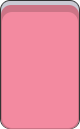
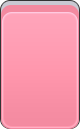
Layers edited between the first and the second 80 x 129 image:
added group "组 1 拷贝" with 2 layers above "组 1" over [left=1, top=5, right=79, bottom=129]
added layer "圆角矩形 1 拷贝" (1st of 2, in "组 1 拷贝") in group "组 1 拷贝" over [left=2, top=12, right=78, bottom=128]
added layer "圆角矩形 1 拷贝 2" (1st of 2, in "组 1 拷贝") in group "组 1 拷贝" over [left=1, top=5, right=79, bottom=129]
moved "圆角矩形 1 拷贝" (2nd of 2, in "组 1") into group "组 1" over [left=2, top=12, right=78, bottom=128]
moved "圆角矩形 1 拷贝 2" (2nd of 2, in "组 1") into group "组 1" over [left=1, top=5, right=79, bottom=129]
